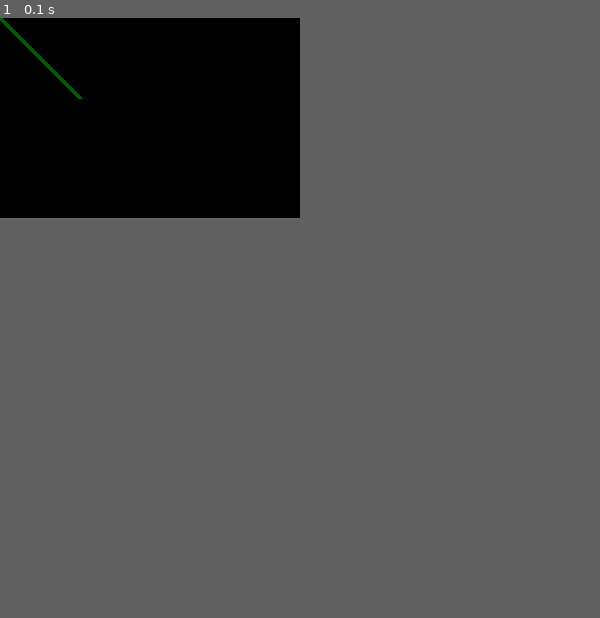
Above: before the commit, frame 1.
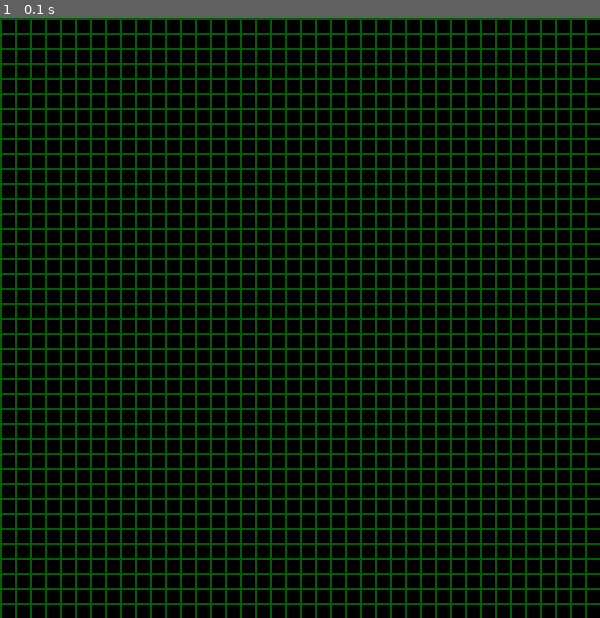
Above: after the commit, the same moment.

Repository: seven320/lifegame
Game: pygame game, started from test_pygame.py
Two runs of this game, one before a commit and one after it. Both use one fixed random seed, a clock stepped at 60 frames per second and the inputs below.
Inputs:
- Up to frame 1 (0.1 s): no input
The window is 300x200 before the commit and 600x600 after it. Grey fills any space a smaller window leaves; there, only what the larger window draws over its background counts as a difference.

The runs differ from the first frame. In frame 1, 25% of the frame differs, in the area x 0-100%, y 0-100%.

Commit message:
pygame作成し始め

Diff:
--- a/lifegame.py
+++ b/lifegame.py
@@ -24,8 +24,6 @@
                     else:
                         if a[len(a[0])-1][y+j]==1:
                             count+=1
-                        else:
-                            pass
                 elif x+i>=len(a[0]):
                     if y+j<0 or y+j>=len(a[1]):#角
                         pass
@@ -53,7 +51,6 @@
         elif count>=4:#過密
             status=0
         else:print("error")
-    else:pass
     return status
 
 def status__update(A):#A.shape
--- a/test_pygame.py
+++ b/test_pygame.py
@@ -2,24 +2,144 @@
 
 import pygame
 from pygame.locals import *
-import sys
+import sys,os
+import numpy as np
 
-
-def main():
+A=np.zeros((40,40))
+def main_3():
     pygame.init()
-    screen=pygame.display.set_mode((300,200))
-    pygame.display.set_caption("GAME")
+    screen=pygame.display.set_mode((400,300))
+    pygame.display.set_caption("Test")#title bar
 
     while(1):
         screen.fill((0,0,0))
-        pygame.draw.line(screen,(0,95,0),(0,0),(80,80),5)
         pygame.display.update()
-        #event
+        #イベント処理
         for event in pygame.event.get():
             if event.type==QUIT:
                 pygame.quit()
                 sys.exit()
 
+def main_2():
+    pygame.init()
+    screen=pygame.display.set_mode((400,300))
+    pygame.display.set_caption("GAME")
+
+    while(1):
+        screen.fill((0,0,0))
+        pygame.draw.line(screen,(0,95,0), (100,0), (100,300), 1)
+        pygame.draw.rect(screen,(0,80,0),Rect(10,10,80,50),5)
+        pygame.draw.rect(screen,(0,80,0),Rect(20,20,30,40))
+        pygame.display.update()
+        #イベント処理
+        for event in pygame.event.get():
+            if event.type==QUIT:
+                pygame.quit()
+                sys.exit()
+
+def cell_update(x,y,a):
+    count=0
+    status=0
+    for i in range(-1,2):
+        for j in range(-1,2):
+            if i==0 and j==0:
+                pass
+            else:
+                #端処理
+                if x+i<0:
+                    if y+j<0 or y+j>=len(a[1]):#角
+                        pass
+                    else:
+                        if a[len(a[0])-1][y+j]==1:
+                            count+=1
+                elif x+i>=len(a[0]):
+                    if y+j<0 or y+j>=len(a[1]):#角
+                        pass
+                    else:
+                        if a[0][y+j]==1:
+                            count+=1
+                elif y+j<0:
+                    if a[x+i][len(a[1])-1]==1:
+                        count+=1
+                elif y+j>=len(a[1]):
+                    if a[x+i][0]==1:
+                        count+=1
+                elif a[x+i][y+j]==1:
+                    count+=1
+                    # print("該当カウント: x:{0} y:{1} i:{2} j:{3} count:{4}".format(x,y,i,j,count))
+    # print("x:{0},y:{1},count:{2}".format(x,y,count))
+    if a[x][y]==0 and count==3:#誕生
+        status=1
+        # print("誕生{0}_{1}".format(x,y))
+    elif a[x][y]==1:
+        if count==2 or count==3:#生存(維持)
+            status=1
+        elif count<=1:#過疎
+            status=0
+        elif count>=4:#過密
+            status=0
+        else:print("error")
+    return status
+
+def status__update(A):#A.shape
+    b=np.zeros(A.shape)#なんでこれで正しく動く？場所引き渡しを行っているため
+    X=len(A[0])
+    Y=len(A[1])
+    for i in range(X):
+        for j in range(Y):
+            b[i][j]=cell_update(i,j,A)
+    return b
+
+def printlife(A):#表示機能
+    X,Y=A.shape
+    for i in range(len(A[0])):
+        for j in range(len(A[1])):
+            if A[i][j]==1:
+                print(" ■",end="")
+            else:
+                print(" □",end="")
+        print("")
+    print("")
+    return 0
+
+def load_life(life,A):
+    if len(life)%2==0:
+        for i in range(int(len(life)/2)):
+            A[life[2*i]][life[2*i+1]]=1
+    else:
+        print("error:入力が奇数個です。")
+    return A
+
+#グライダー銃
+life=[1,25,2,23,2,25,3,13,3,14,3,21,3,22,3,35,3,36,4,12,4,16,4,21,4,22,4,35,4,36,5,1,5,2,5,11,5,17,5,21,5,22,6,1,6,2,6,11
+,6,15,6,17,6,18,6,23,6,25,7,11,7,17,7,25,8,12,8,16,9,13,9,14]
+load_life(life,A)
+def main():
+    X=600
+    Y=600
+    cell_size=15
+    pygame.init()
+    screen=pygame.display.set_mode((X,Y))
+    pygame.display.set_caption("LIFE GAME")
+    A=np.zeros((int(X/cell_size),int(Y/cell_size)))
+    # printlife(A)
+    # b=status__update(A)
+    # printlife(b)
+    while(1):
+        screen.fill((0,0,0))
+        #vertical line
+        for i in range(int(X/cell_size)):
+            pygame.draw.line(screen,(0,95,0),(i*cell_size,0),(i*cell_size,Y),2)
+        #horizontal line
+        for j in range(int(Y/cell_size)):
+            pygame.draw.line(screen,(0,95,0),(0,j*cell_size),(X,j*cell_size),2)
+        A=status__update(A)
+
+        pygame.display.update()
+        for event in pygame.event.get():
+            if event.type==QUIT:
+                pygame.quit()
+                sys.exit()
 
 if __name__=="__main__":
     main()
